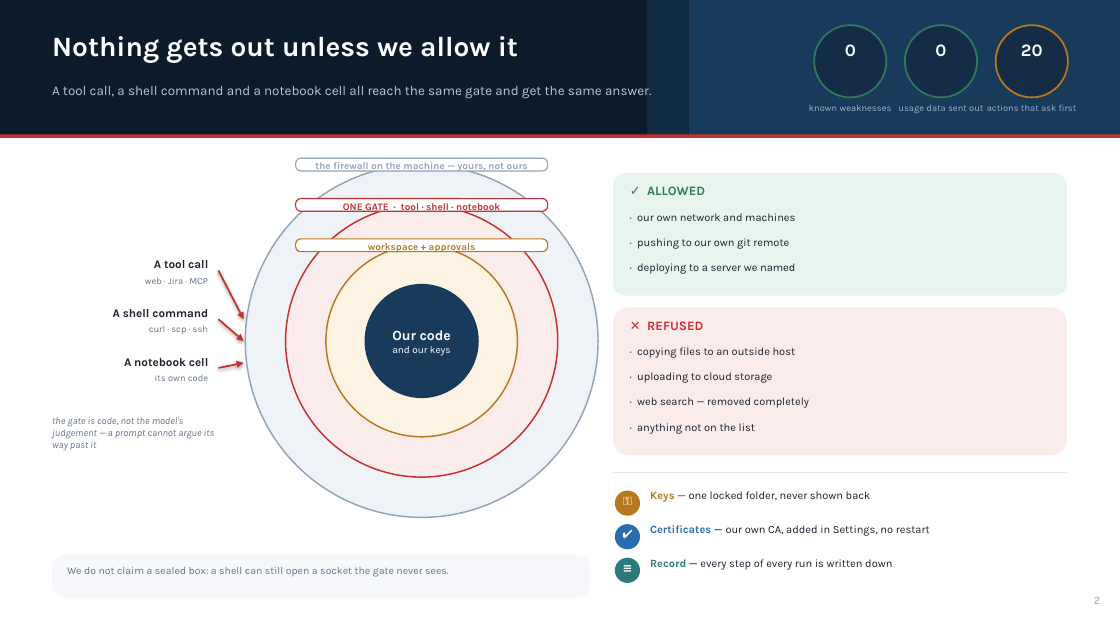
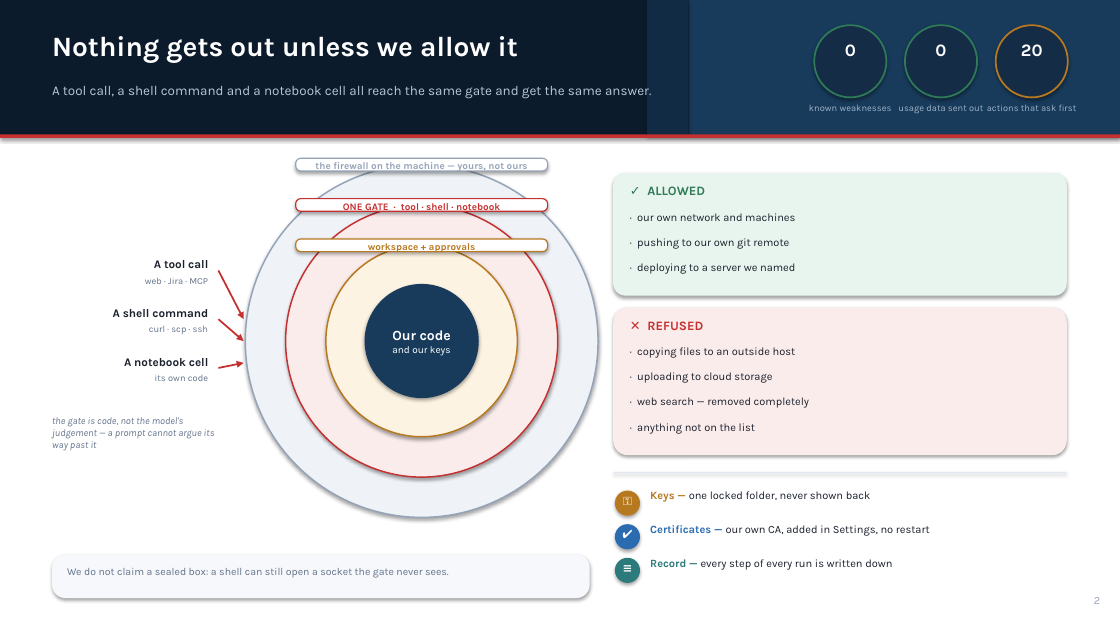
Before and after one commit to Manikanta-Reddy-Pasala/AIForgeCrew, a slide deck: slide 2 of docs/AIForgeCrew-CTO-Summary.pptx. Drawn at 1120x630 pixels with LibreOffice and Linux fonts; fonts in the diff are those of the drawing. Boxes give left, top, right and bottom in pixels: in the first picture for what was removed or moved away, otherwise in the second. Text is boxed around its words. In the diff, an @@ line names an element or a change of style, - is before the commit and + after.

```diff
--- a/docs/AIForgeCrew-CTO-Summary.pptx
+++ b/docs/AIForgeCrew-CTO-Summary.pptx
@@ text "⚿" rewrapped from box(615, 494, 640, 514) to box(615, 494, 640, 508) @@
@@ text "✔" rewrapped from box(615, 528, 640, 548) to box(615, 528, 640, 542) @@
@@ shadow on in 21 elements at box(365, 284, 479, 398), box(0, 0, 1120, 136), box(689, 0, 1120, 136), box(647, 0, 689, 136), box(0, 134, 1120, 138), box(814, 25, 886, 97), box(905, 25, 977, 97), box(996, 25, 1068, 97), box(245, 165, 598, 518), box(286, 205, 558, 477), box(326, 245, 518, 437), box(296, 158, 548, 171), box(296, 198, 548, 211), box(296, 239, 548, 251), box(613, 173, 1067, 296), box(613, 308, 1067, 455), box(613, 472, 1067, 473), box(615, 491, 640, 516), box(615, 524, 640, 549), box(615, 558, 640, 583), box(52, 555, 590, 598) @@
@@ text "≡" rewrapped from box(615, 560, 640, 581) to box(615, 561, 640, 576) @@
```
Also in this commit, not shown: 2 other slides changed, 1 other file.
